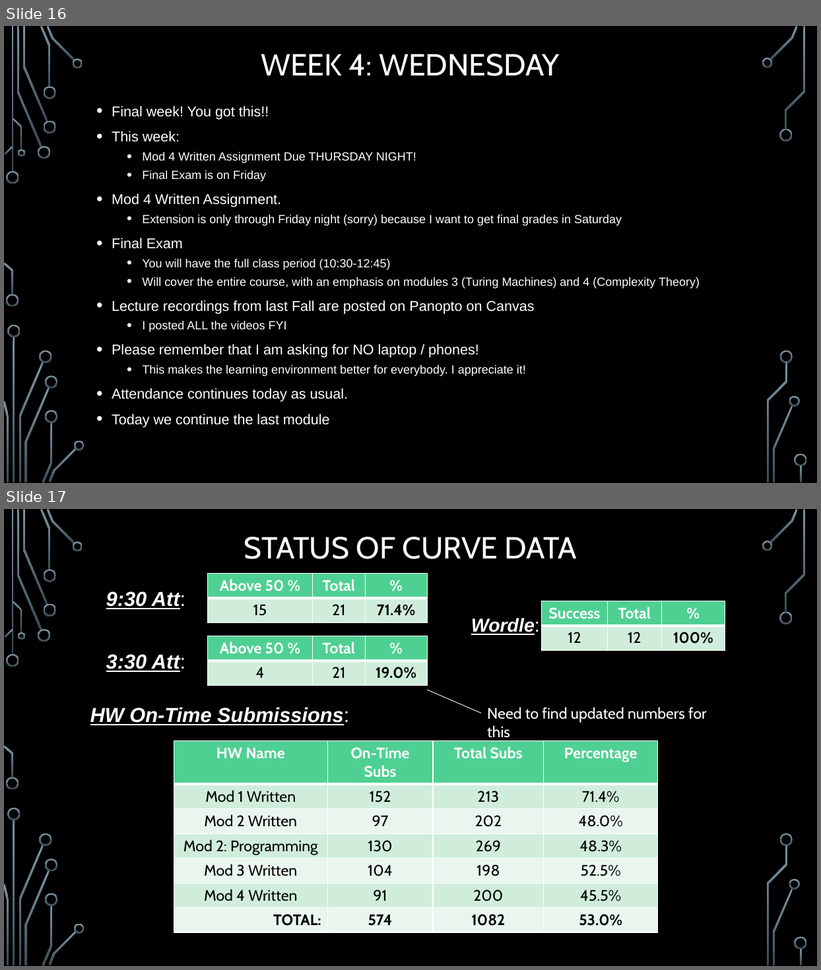
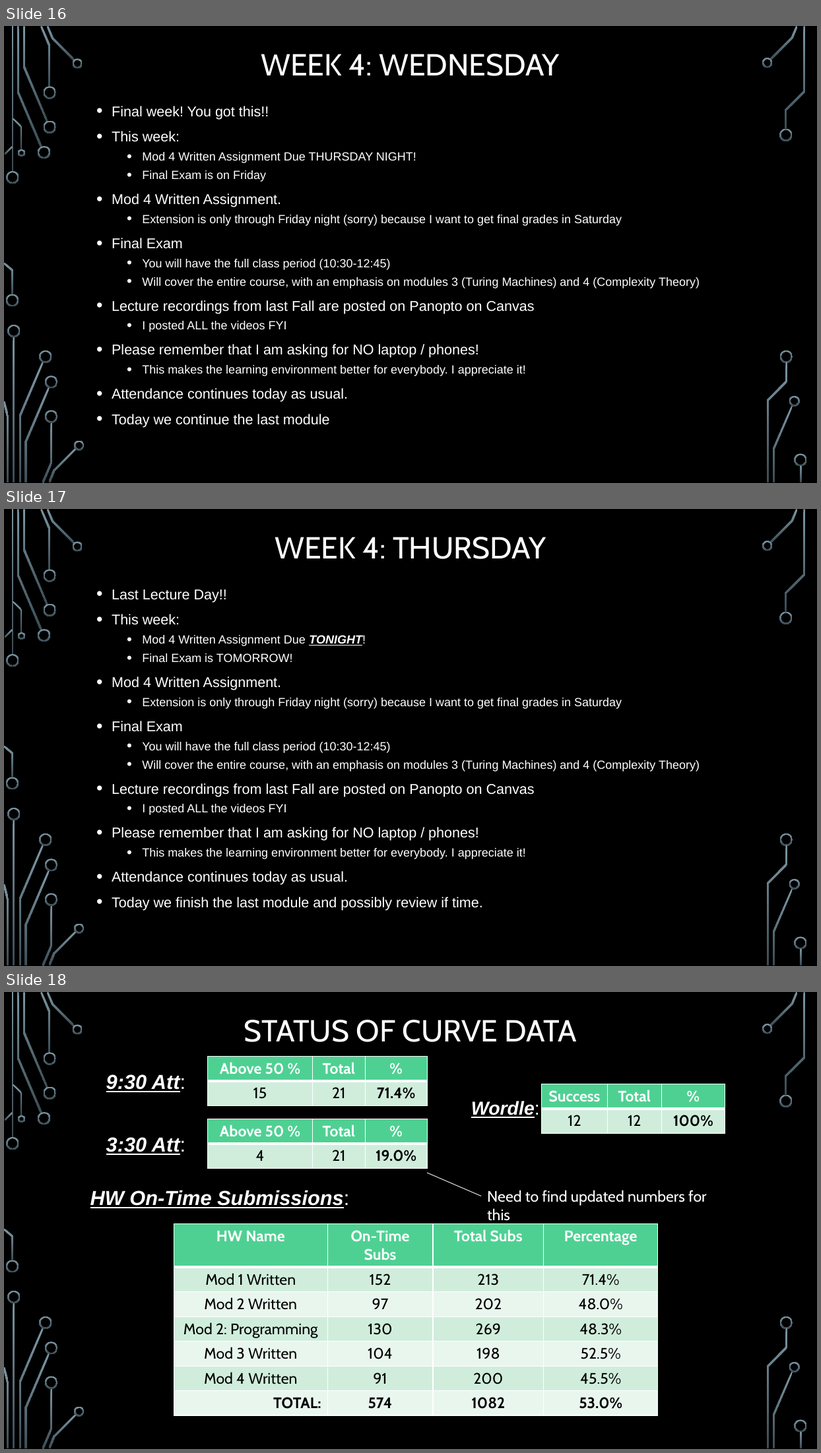
Before and after one commit to markfloryan/dmt2, a slide deck: slides/00-DailyAnnouncements.pptx. Shown one above the other, each under a label of ours: slides 16 and 17 before the commit, slides 16, 17 and 18 after it. The pictures are 821x970 and 821x1453 pixels, drawn with LibreOffice and Linux fonts; fonts in the diff are those of the drawing; background and template pictures are left out. Boxes give left, top, right and bottom in pixels: in the first picture for what was removed or moved away, otherwise in the second. Text is boxed around its words. In the diff, an @@ line names an element or a change of style, - is before the commit and + after.

```diff
--- a/slides/00-DailyAnnouncements.pptx
+++ b/slides/00-DailyAnnouncements.pptx
@@ slide 17 added at [4, 509, 817, 966], background picture (left out); not listed: 36 template elements that a slide beside it also shows @@
@@ title added at [275, 537, 546, 559], 36 pt, text #FFFFFF @@
+WEEK 4: THURSDAY
@@ text added at [112, 590, 700, 911], 14 pt, text #FFFFFF @@
+• Last Lecture Day!!
+• This week:
+  • Mod 4 Written Assignment Due TONIGHT!
+  • Final Exam is TOMORROW!
+• Mod 4 Written Assignment.
+  • Extension is only through Friday night (sorry) because I want to get final grades in Saturday
+• Final Exam
+  • You will have the full class period (10:30-12:45)
+  • Will cover the entire course, with an emphasis on modules 3 (Turing Machines) and 4 (Complexity Theory)
+• Lecture recordings from last Fall are posted on Panopto on Canvas
+  • I posted ALL the videos FYI
+• Please remember that I am asking for NO laptop / phones!
+  • This makes the learning environment better for everybody. I appreciate it!
+• Attendance continues today as usual.
+• Today we finish the last module and possibly review if time.
@@ what was slide 17 is now slide 18 @@
```
Also in this commit, not shown: 1 other file.
